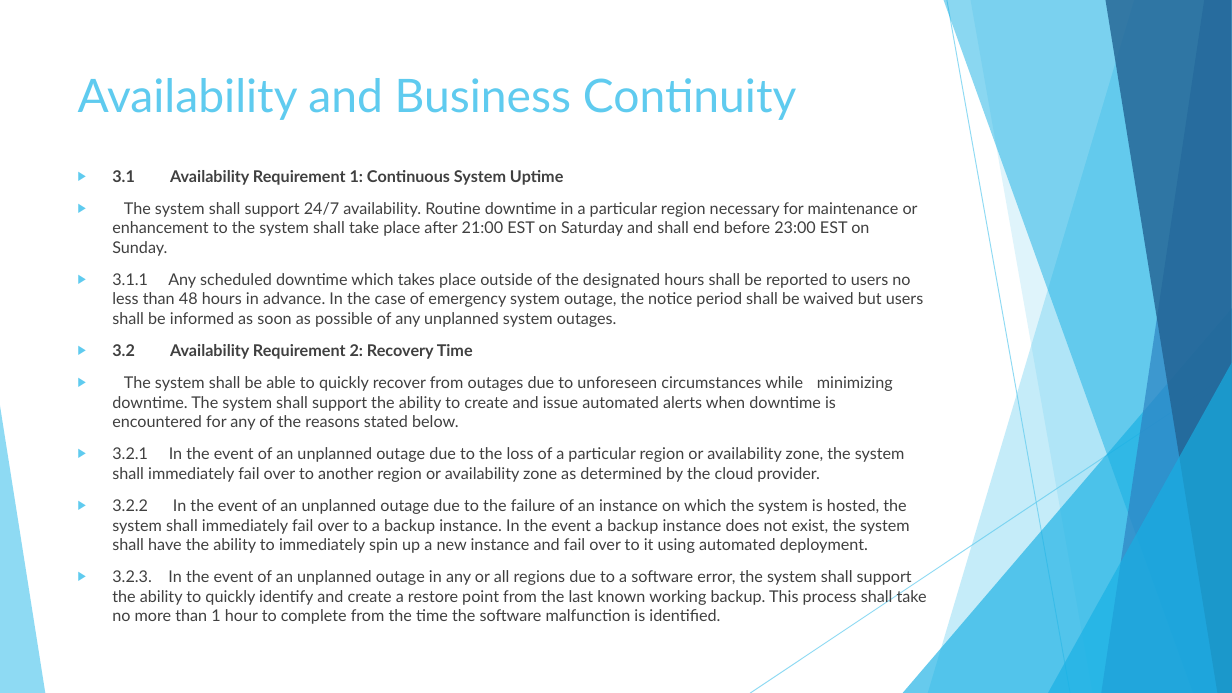
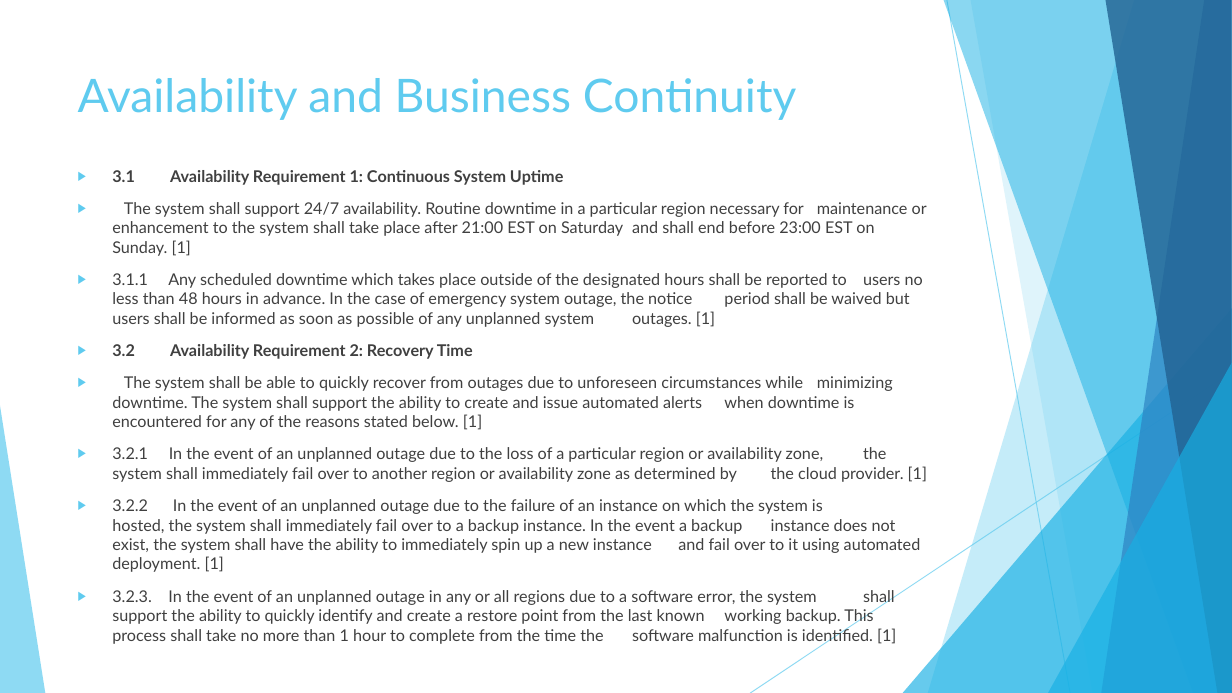
Before and after one commit to KodeFu/cse682, a slide deck: slide 21 of Test Framework Midterm Presentation 001.pptx. Drawn at 1232x693 pixels with LibreOffice and Linux fonts; fonts in the diff are those of the drawing. Boxes give left, top, right and bottom in pixels: in the first picture for what was removed or moved away, otherwise in the second. Text is boxed around its words. In the diff, an @@ line names an element or a change of style, - is before the commit and + after.

Commit message:
Updates to backup slides to include priorities and changed system usability from should to shall in Master Requirements Doc

```diff
--- a/Test Framework Midterm Presentation 001.pptx
+++ b/Test Framework Midterm Presentation 001.pptx
@@ text at box(112, 202, 927, 327): text changed @@
-▶ The system shall support 24/7 availability. Routine downtime in a particular region necessary for maintenance or enhancement to the system shall take place after 21:00 EST on Saturday and shall end before 23:00 EST on Sunday.
-▶ 3.1.1 Any scheduled downtime which takes place outside of the designated hours shall be reported to users no less than 48 hours in advance. In the case of emergency system outage, the notice period shall be waived but users shall be informed as soon as possible of any unplanned system outages.
+▶ The system shall support 24/7 availability. Routine downtime in a particular region necessary for maintenance or enhancement to the system shall take place after 21:00 EST on Saturday and shall end before 23:00 EST on Sunday. [1]
+▶ 3.1.1 Any scheduled downtime which takes place outside of the designated hours shall be reported to users no less than 48 hours in advance. In the case of emergency system outage, the notice period shall be waived but users shall be informed as soon as possible of any unplanned system outages. [1]
@@ text at box(112, 376, 927, 644): text changed @@
-▶ The system shall be able to quickly recover from outages due to unforeseen circumstances while minimizing downtime. The system shall support the ability to create and issue automated alerts when downtime is encountered for any of the reasons stated below.
-▶ 3.2.1 In the event of an unplanned outage due to the loss of a particular region or availability zone, the system shall immediately fail over to another region or availability zone as determined by the cloud provider.
-▶ 3.2.2 In the event of an unplanned outage due to the failure of an instance on which the system is hosted, the system shall immediately fail over to a backup instance. In the event a backup instance does not exist, the system shall have the ability to immediately spin up a new instance and fail over to it using automated deployment.
-▶ 3.2.3. In the event of an unplanned outage in any or all regions due to a software error, the system shall support the ability to quickly identify and create a restore point from the last known working backup. This process shall take no more than 1 hour to complete from the time the software malfunction is identified.
+▶ The system shall be able to quickly recover from outages due to unforeseen circumstances while minimizing downtime. The system shall support the ability to create and issue automated alerts when downtime is encountered for any of the reasons stated below. [1]
+▶ 3.2.1 In the event of an unplanned outage due to the loss of a particular region or availability zone, the system shall immediately fail over to another region or availability zone as determined by the cloud provider. [1]
+▶ 3.2.2 In the event of an unplanned outage due to the failure of an instance on which the system is hosted, the system shall immediately fail over to a backup instance. In the event a backup instance does not exist, the system shall have the ability to immediately spin up a new instance and fail over to it using automated deployment. [1]
+▶ 3.2.3. In the event of an unplanned outage in any or all regions due to a software error, the system shall support the ability to quickly identify and create a restore point from the last known working backup. This process shall take no more than 1 hour to complete from the time the software malfunction is identified. [1]
```
Also in this commit, not shown: 5 other slides changed, 1 slide added, 1 other file.
